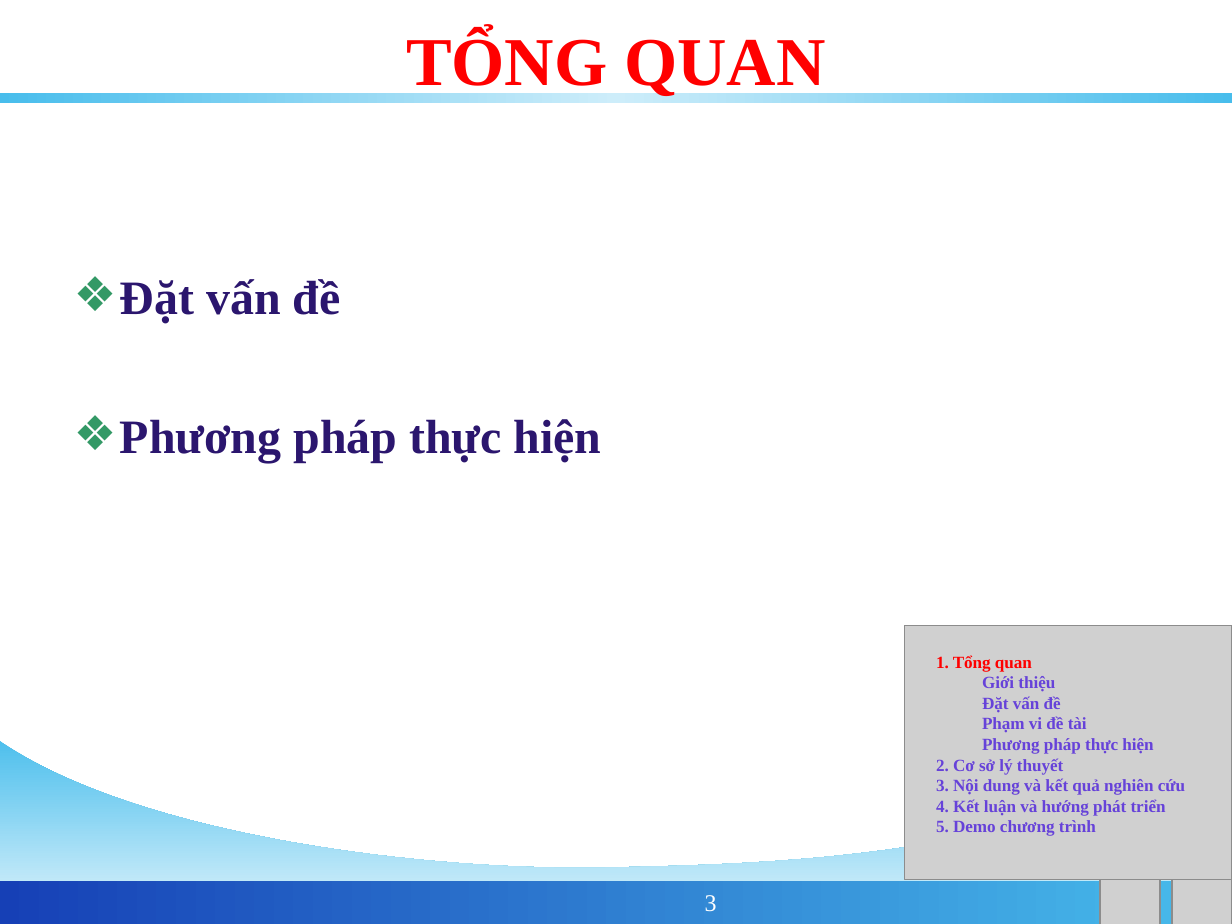
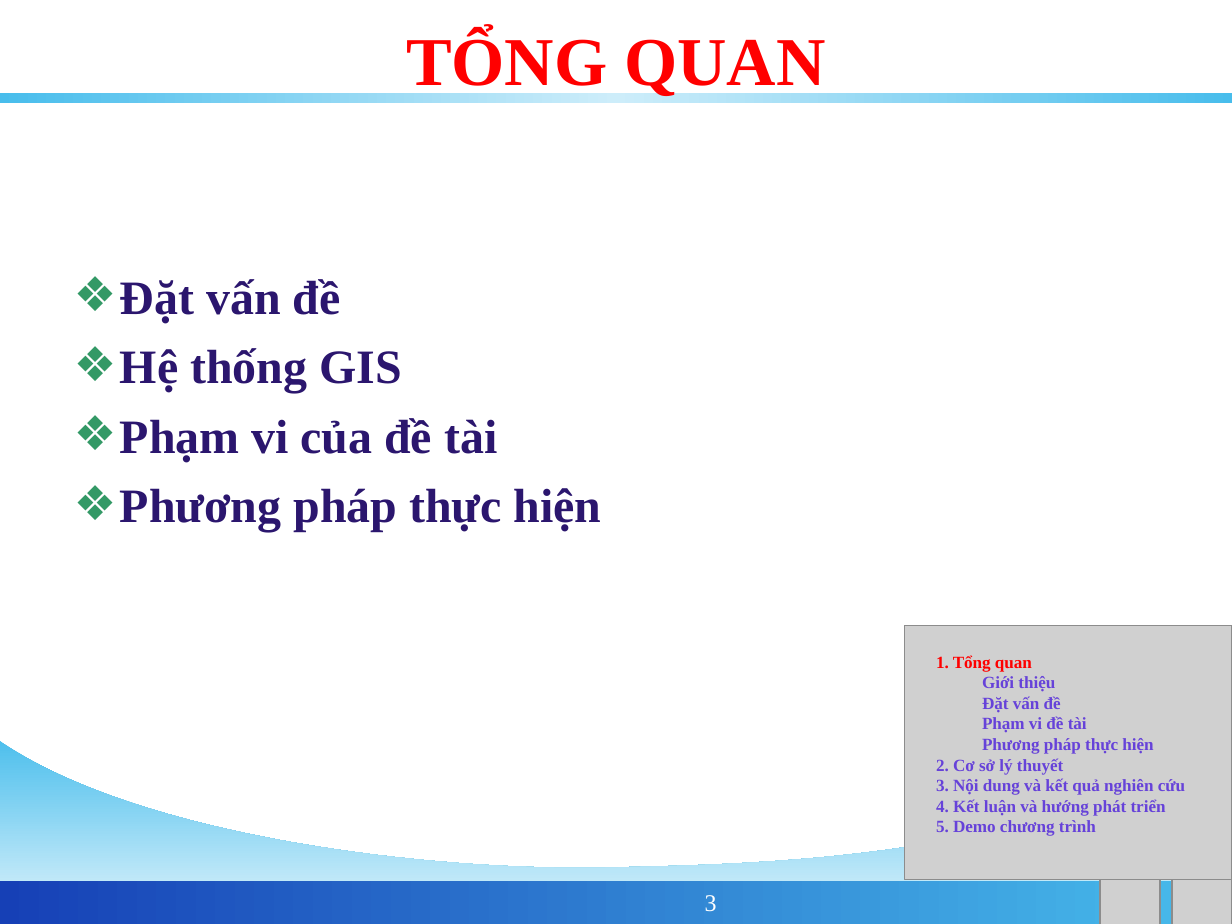
Before and after one commit to phamngsinh/cantho-webgis, a slide deck: slide 3 of Document/Bao Cao/BaoCaoLuanVan.ppt. Drawn at 1232x924 pixels with LibreOffice and Linux fonts; fonts in the diff are those of the drawing; grey boxes stand for pictures; background and template pictures are left out. Boxes give left, top, right and bottom in pixels: in the first picture for what was removed or moved away, otherwise in the second. Text is boxed around its words. In the diff, an @@ line names an element or a change of style, - is before the commit and + after.

```diff
--- a/Document/Bao Cao/BaoCaoLuanVan.ppt
+++ b/Document/Bao Cao/BaoCaoLuanVan.ppt
@@ text at (120,348,497,463): paragraphs added @@
+❖ Hệ thống GIS
+❖ Phạm vi của đề tài
```
Also in this commit, not shown: 9 other slides changed, 2 slides added, 1 slide removed.
